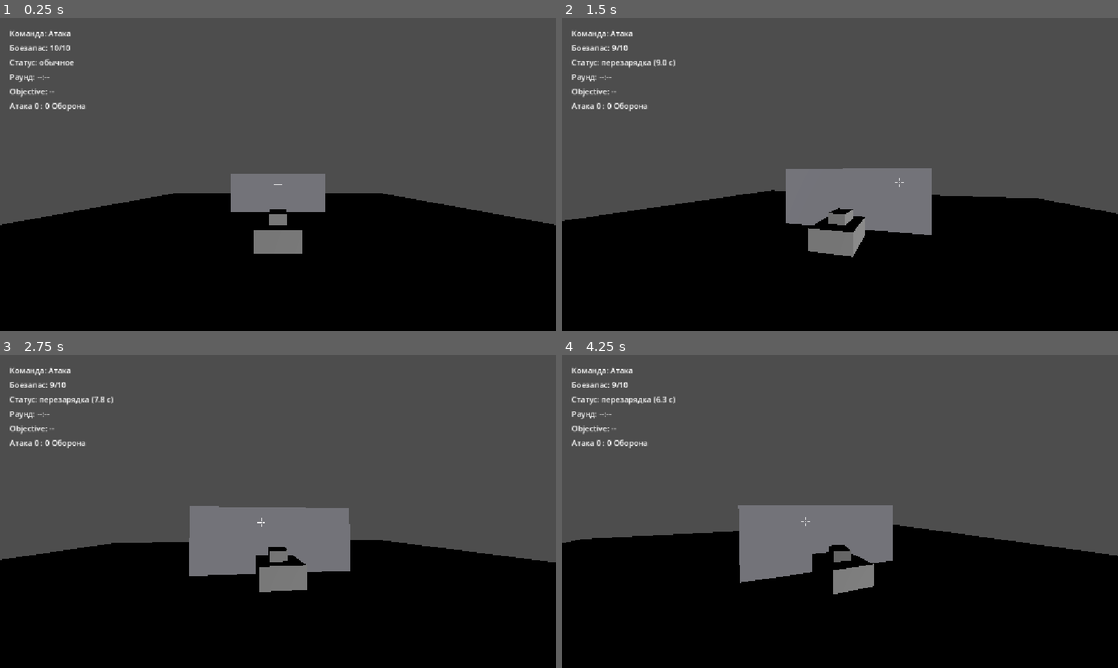
Above: before the commit, frames 1-4 (two rows, left to right).
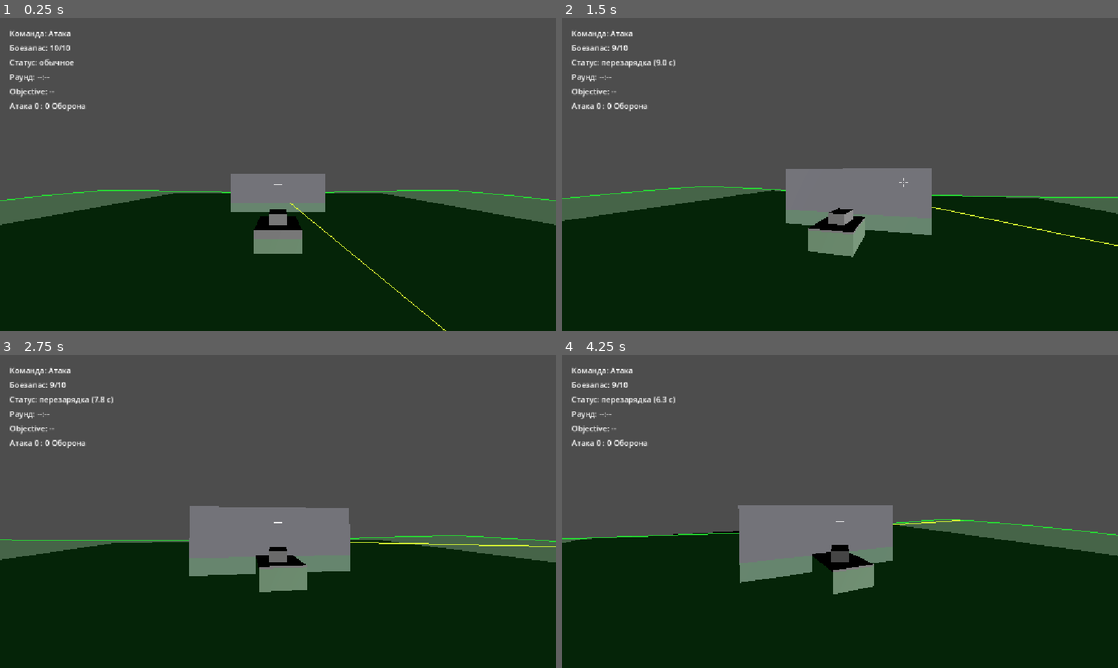
Above: after the commit, the same moments.

Repository: Imadakara/Tanks-Props
Game: Godot game, scene res://scenes/bot_arena/BotArena.tscn
Same seed, same stepped clock (60 frames per second), same inputs: the game is played once before the commit and once after it.
Inputs (mouse positions are in pixels of both pictures, inside the frame that each line leads up to):
- Up to frame 1 (0.25 s): no input
- Up to frame 2 (1.5 s): tap Enter at 0.5 s; move the mouse to (867, 174) at 0.52 s; press the mouse at (867, 174) at 0.53 s; hold W (move_forward) from 0.53 s (still down); move the mouse to (812, 174) at 1.27 s; release the mouse at (812, 174) at 1.28 s; click (812, 174) at 1.35 s
- Up to frame 3 (2.75 s): keep holding W (move_forward); move the mouse to (289, 505) at 2.02 s; hold E (toggle_disguise) from 2.03 s (still down); click (289, 505) at 2.3 s
- Up to frame 4 (4.25 s): keep holding W (move_forward); move the mouse to (834, 517) at 2.77 s; release E (toggle_disguise) at 2.78 s; click (834, 517) at 2.85 s; move the mouse to (878, 514) at 3.52 s; press the mouse at (878, 514) at 3.53 s

The runs differ from the first frame. In frame 1, 39% of the frame differs, in the area x 0-100%, y 54-100%; in frame 2, 38%; in frame 3, 36%; in frame 4, 38%.

Commit message:
FoV sector

Diff:
--- a/scenes/bot_arena/BotArena.tscn
+++ b/scenes/bot_arena/BotArena.tscn
@@ -1,6 +1,7 @@
 [gd_scene format=3]
 
 [ext_resource type="PackedScene" path="res://scenes/tank/Tank.tscn" id="1_b63ln"]
+[ext_resource type="Script" path="res://scenes/bot_arena/bot_arena.gd" id="1_idf45"]
 [ext_resource type="Script" path="res://scenes/tank/tank.gd" id="2_7eip8"]
 [ext_resource type="Script" path="res://scenes/bot_arena/bot_sentry_controller.gd" id="3_idf45"]
 [ext_resource type="PackedScene" path="res://scenes/hud/HUD.tscn" id="4_hud"]
@@ -24,6 +25,7 @@
 size = Vector3(5.4, 2.2, 0.5)
 
 [node name="BotArena" type="Node3D" unique_id=1670398727]
+script = ExtResource("1_idf45")
 
 [node name="Ground" type="StaticBody3D" parent="." unique_id=1818898556]
 transform = Transform3D(1, 0, 0, 0, 1, 0, 0, 0, 1, 0, -0.25, 0)
@@ -67,4 +69,4 @@
 [node name="BotSentryController" type="Node" parent="BotTank" unique_id=1034079527]
 script = ExtResource("3_idf45")
 
-[node name="HUD" parent="." instance=ExtResource("4_hud")]
+[node name="HUD" type="CanvasLayer" parent="." unique_id=1621853834 instance=ExtResource("4_hud")]
--- /dev/null
+++ b/scenes/bot_arena/bot_arena.gd
@@ -0,0 +1,8 @@
+extends Node3D
+## BotArena — точечная настройка песочницы поверх статичного дерева сцены. Тот же паттерн,
+## что main.gd в основном режиме: маленький явный orchestration-скрипт в корне вместо
+## разбрасывания правок по чужим _ready(). Пока единственная задача — танк игрока НЕУБИВАЕМ
+## на этой сцене: обкатываем ИИ бота, respawn/смерть игрока только мешали бы, не про это.
+
+func _ready() -> void:
+	$PlayerTank/HealthComponent.invincible = true
--- a/scenes/bot_arena/bot_sentry_controller.gd
+++ b/scenes/bot_arena/bot_sentry_controller.gd
@@ -7,11 +7,10 @@
 ##
 ## Сектор обзора fov_min_deg..fov_max_deg (от направления корпуса при спавне) — ОДНО общее
 ## понятие для двух вещей: границы качания башни при сканировании И зона, в которой цель
-## вообще может быть замечена/удержана. Специально широкий (шире, чем было — игрок от 3-го
-## лица видит куда больше, чем строго вперёд по корпусу, вот и бот теперь тоже) — раньше
-## обзор был двойной: широкие границы качания + узкий 50°-конус вокруг МГНОВЕННОГО направления
-## башни поверх них (луч должен был буквально попасть на цель) — вот этот узкий конус убран,
-## сектор один на обе задачи.
+## вообще может быть замечена/удержана. Было ±120°=240° (бот "видел" почти периферийным
+## зрением в любую секунду, даже глядя совсем в другую сторону) — сузили до ±55°=110°, но
+## тогда цель ровно сбоку (~90° от корпуса, "параллельно") выпадала из сектора совсем.
+## ±100°=200° — компромисс: с запасом покрывает боковую цель, но не полный периметр.
 ##
 ## SEARCH — сканирование сектора туда-сюда, имитируя вращение камеры в поиске цели. Как
 ## только цель попадает в сектор (по азимуту от корпуса, не от текущего угла башни — сектор
@@ -27,16 +26,57 @@
 ## Реакция на обстрел: HealthComponent.damaged() (см. health_component.gd) теперь несёт killer —
 ## при попадании бот разворачивает обзор (башню) в сторону, откуда прилетело, независимо от
 ## того, видна ли цель прямо сейчас; если после разворота она уже в секторе — сразу TRACK.
+##
+## Уровни сложности (difficulty) — все числовые @export ниже это тюнинг MEDIUM (тот самый
+## "текущий бот"), EASY/HARD — пресеты в _apply_difficulty_preset(), применяются поверх этих
+## значений при _ready(). Чтобы поменять баланс MEDIUM — править сами @export; чтобы
+## поменять EASY/HARD — саму таблицу _DIFFICULTY_PRESETS.
 
 enum State { SEARCH, TRACK }
+enum Difficulty { EASY, MEDIUM, HARD }
+
+@export var difficulty: Difficulty = Difficulty.MEDIUM
 
 @export var vision_range: float = 18.0
 @export var fire_range: float = 14.0
 @export var fire_aim_tolerance_deg: float = 5.0
 @export var scan_speed_deg_per_sec: float = 25.0
-@export var fov_min_deg: float = -120.0  # относительно исходного направления корпуса при спавне
-@export var fov_max_deg: float = 120.0   # 240° суммарно — шире, чем раньше (было 200 качание / 50 обнаружение)
+@export var fov_min_deg: float = -100.0  # относительно исходного направления корпуса при спавне
+@export var fov_max_deg: float = 100.0   # 200° суммарно
 @export var think_interval_sec: float = 0.1  # реже физ.кадра — проверка "вижу/не вижу", не сама наводка
+@export var turret_turn_speed: float = 1.0  # рад/сек — применяется на Turret при _ready() (см. turret_controller.gd)
+
+## Дебажная отрисовка сектора обзора (ImmediateMesh, полупрозрачный веер + текущий "взгляд")
+## поверх земли под ботом — граница fov_min_deg..fov_max_deg на радиус vision_range, зелёный
+## в SEARCH, красный в TRACK, жёлтая линия — куда сейчас реально смотрит башня/_look_yaw.
+@export var show_fov_debug: bool = true
+
+## EASY/HARD — множители/значения поверх полей выше (MEDIUM = как объявлены, без изменений).
+## Разница по трём осям: осведомлённость (сектор/дальность/скорость сканирования), реакция
+## (think_interval — как часто бот вообще проверяет "вижу/не вижу"), меткость (допуск наводки
+## + скорость доворота башни).
+const _DIFFICULTY_PRESETS := {
+	Difficulty.EASY: {
+		"vision_range": 12.0,
+		"fire_range": 9.0,
+		"fire_aim_tolerance_deg": 9.0,
+		"scan_speed_deg_per_sec": 15.0,
+		"fov_min_deg": -70.0,
+		"fov_max_deg": 70.0,
+		"think_interval_sec": 0.25,
+		"turret_turn_speed": 0.8,
+	},
+	Difficulty.HARD: {
+		"vision_range": 24.0,
+		"fire_range": 18.0,
+		"fire_aim_tolerance_deg": 3.0,
+		"scan_speed_deg_per_sec": 35.0,
+		"fov_min_deg": -130.0,
+		"fov_max_deg": 130.0,
+		"think_interval_sec": 0.05,
+		"turret_turn_speed": 2.2,
+	},
+}
 
 @onready var _body: CharacterBody3D = get_parent()
 @onready var _movement: Node = get_parent().get_node("TankMovement")
@@ -51,8 +91,11 @@
 var _scan_dir: float = 1.0  # +1 сканирует вправо, -1 влево
 var _current_target: Node = null
 var _think_timer: float = 0.0
+var _fov_debug_mesh: MeshInstance3D
 
 func _ready() -> void:
+	_apply_difficulty_preset()
+
 	# Тот же трюк, что у TankAIController._initialize() — без этого бот читал бы Input
 	# игрока напрямую (is_player_controlled по умолчанию true у всех этих компонентов).
 	_movement.is_player_controlled = false
@@ -60,6 +103,7 @@
 	_barrel.is_player_controlled = false
 	_weapon.is_player_controlled = false
 	_disguise.is_player_controlled = false
+	_turret.turn_speed = turret_turn_speed
 	_look_yaw = _body.rotation.y
 	_health.damaged.connect(_on_damaged)
 
@@ -74,6 +118,25 @@
 	var camera: Camera3D = camera_rig.get_node("Camera3D")
 	camera.current = false
 
+	if show_fov_debug:
+		_setup_fov_debug_draw()
+
+## MEDIUM ничего не меняет (числа выше УЖЕ тюнинг medium). EASY/HARD перезаписывают поля
+## значениями из _DIFFICULTY_PRESETS — правки конкретных @export-полей в инспекторе этого
+## инстанса для EASY/HARD смысла не имеют, они всё равно будут перетёрты отсюда при старте.
+func _apply_difficulty_preset() -> void:
+	if not _DIFFICULTY_PRESETS.has(difficulty):
+		return
+	var preset: Dictionary = _DIFFICULTY_PRESETS[difficulty]
+	vision_range = preset["vision_range"]
+	fire_range = preset["fire_range"]
+	fire_aim_tolerance_deg = preset["fire_aim_tolerance_deg"]
+	scan_speed_deg_per_sec = preset["scan_speed_deg_per_sec"]
+	fov_min_deg = preset["fov_min_deg"]
+	fov_max_deg = preset["fov_max_deg"]
+	think_interval_sec = preset["think_interval_sec"]
+	turret_turn_speed = preset["turret_turn_speed"]
+
 func _physics_process(delta: float) -> void:
 	_movement.ai_move_input = 0.0
 	_movement.ai_turn_input = 0.0
@@ -88,6 +151,9 @@
 	else:
 		_scan(delta)
 		_turret.target_yaw = wrapf(_look_yaw - _body.rotation.y, -PI, PI)
+
+	if show_fov_debug:
+		_update_fov_debug_draw()
 
 func _think() -> void:
 	if state == State.TRACK:
@@ -178,3 +244,73 @@
 	_look_yaw = _yaw_to_world_point(_turret.global_position, killer.global_position)
 	if state == State.SEARCH and _can_see(killer):
 		_enter_track(killer)
+
+## Создаётся один раз в _ready(): MeshInstance3D с ImmediateMesh — ребилдится каждый физ.кадр
+## в _update_fov_debug_draw(). Ребёнок именно _body (CharacterBody3D), не self (self — plain
+## Node, у Node3D-детей под ним не было бы осмысленной мировой трансформации) — так веер сам
+## наследует позицию/поворот корпуса, координаты внутри считаем в ЛОКАЛЬНОМ пространстве бота.
+func _setup_fov_debug_draw() -> void:
+	_fov_debug_mesh = MeshInstance3D.new()
+	_fov_debug_mesh.name = "FovDebugMesh"
+	_fov_debug_mesh.mesh = ImmediateMesh.new()
+	_fov_debug_mesh.cast_shadow = GeometryInstance3D.SHADOW_CASTING_SETTING_OFF
+	var mat := StandardMaterial3D.new()
+	mat.shading_mode = BaseMaterial3D.SHADING_MODE_UNSHADED
+	mat.transparency = BaseMaterial3D.TRANSPARENCY_ALPHA
+	mat.cull_mode = BaseMaterial3D.CULL_DISABLED
+	mat.vertex_color_use_as_albedo = true
+	_fov_debug_mesh.material_override = mat
+	# call_deferred: _ready() всей ветки Tank-инстанса (в т.ч. _body) ещё выполняется в момент,
+	# когда доходит очередь до этого (последнего) сиблинга — add_child() в это окно падает
+	# с "Parent node is busy setting up children" (тот же класс проблемы, что и в main.gd).
+	_body.add_child.call_deferred(_fov_debug_mesh)
+
+## Точка на дуге сектора в ЛОКАЛЬНЫХ координатах бота: local_deg=0 — прямо вперёд по корпусу
+## (локальный -Z, та же система отсчёта, что и fov_min_deg/fov_max_deg/_can_see()).
+func _local_fov_point(local_deg: float, radius: float, height: float) -> Vector3:
+	var rad: float = deg_to_rad(local_deg)
+	return Vector3(-sin(rad) * radius, height, -cos(rad) * radius)
+
+func _update_fov_debug_draw() -> void:
+	var mesh: ImmediateMesh = _fov_debug_mesh.mesh
+	mesh.clear_surfaces()
+
+	const SEGMENTS := 24
+	const HEIGHT := 0.55  # чуть выше корпуса — видно поверх HullMesh, не тонет в земле
+	var radius: float = vision_range
+	var fill_color: Color = Color(1.0, 0.15, 0.1, 0.22) if state == State.TRACK else Color(0.15, 0.9, 0.2, 0.16)
+	var center := Vector3(0.0, HEIGHT, 0.0)
+
+	# Заливка веера — треугольниками (у ImmediateMesh нет отдельного TRIANGLE_FAN).
+	mesh.surface_begin(Mesh.PRIMITIVE_TRIANGLES)
+	mesh.surface_set_color(fill_color)
+	var prev_point: Vector3 = _local_fov_point(fov_min_deg, radius, HEIGHT)
+	for i in range(1, SEGMENTS + 1):
+		var t: float = float(i) / float(SEGMENTS)
+		var deg: float = lerp(fov_min_deg, fov_max_deg, t)
+		var cur_point: Vector3 = _local_fov_point(deg, radius, HEIGHT)
+		mesh.surface_add_vertex(center)
+		mesh.surface_add_vertex(prev_point)
+		mesh.surface_add_vertex(cur_point)
+		prev_point = cur_point
+	mesh.surface_end()
+
+	# Контур сектора (боковые радиусы + дуга) — ярче заливки, чтобы границы читались чётко.
+	var outline_color := Color(fill_color.r, fill_color.g, fill_color.b, 0.9)
+	mesh.surface_begin(Mesh.PRIMITIVE_LINE_STRIP)
+	mesh.surface_set_color(outline_color)
+	mesh.surface_add_vertex(center)
+	for i in range(SEGMENTS + 1):
+		var t2: float = float(i) / float(SEGMENTS)
+		var deg2: float = lerp(fov_min_deg, fov_max_deg, t2)
+		mesh.surface_add_vertex(_local_fov_point(deg2, radius, HEIGHT))
+	mesh.surface_add_vertex(center)
+	mesh.surface_end()
+
+	# Текущее направление обзора/башни (_look_yaw) — куда бот реально смотрит прямо сейчас.
+	var local_look_deg: float = rad_to_deg(wrapf(_look_yaw - _body.rotation.y, -PI, PI))
+	mesh.surface_begin(Mesh.PRIMITIVE_LINES)
+	mesh.surface_set_color(Color(1.0, 1.0, 0.2, 0.95))
+	mesh.surface_add_vertex(center)
+	mesh.surface_add_vertex(_local_fov_point(local_look_deg, radius, HEIGHT))
+	mesh.surface_end()
--- a/scenes/tank/health_component.gd
+++ b/scenes/tank/health_component.gd
@@ -23,10 +23,17 @@
 ## себя RespawnController: он подписан на destroyed и решает, что делать с телом сам, поэтому
 ## здесь освобождать узел нельзя (пост-ревью).
 @export var free_on_destroy: bool = true
+## true — попадания полностью игнорируются (ни damaged, ни destroyed, current_hits не растёт).
+## Используется точечно на конкретных инстансах (см. scenes/bot_arena/bot_arena.gd — игрок
+## неубиваем на этой тестовой сцене, чтобы respawn/смерть не мешали обкатывать ИИ бота),
+## не общий баланс — поэтому не в GameConfig, а прямое свойство на конкретном танке.
+@export var invincible: bool = false
 var current_hits: int = 0
 var is_alive: bool = true
 
 func take_hit(killer: Node = null) -> void:
+	if invincible:
+		return
 	if not is_alive:
 		return
 	if attackers_only and (killer == null or not killer.has_method("is_attacker") or not killer.is_attacker()):
--- a/scenes/tank/turret_controller.gd
+++ b/scenes/tank/turret_controller.gd
@@ -7,10 +7,16 @@
 ## обзора камерой (в пределах эпсилона) маскировку не снимает.
 ## is_player_controlled=true берёт target_yaw из CameraRig-сиблинга; для ботов
 ## (Этап 8) — false, TankAIController пишет target_yaw напрямую тем же полем.
+## Довод — rotate_toward (линейная угловая скорость, turn_speed = реальные рад/сек), не
+## lerp_angle: тот давал нелинейное ощущение (быстрый рывок на большом расхождении, потом
+## бесконечно замедляющийся "дотяг" на подходе — доля ОТ ОСТАВШЕГОСЯ угла в кадр, а не
+## постоянная скорость) — особенно било по бою у ботов (см. bot_sentry_controller.gd):
+## доворот на дальнюю цель ощущался быстрым, а финальная точная наводка — неестественно
+## медленной. rotate_toward идёт с постоянной скоростью и всё равно не мгновенна.
 
 const TankStateMachineScript := preload("res://scenes/tank/tank_state_machine.gd")
 
-@export var turn_speed: float = 1.0  # рад/сек — меньше, чем угловая скорость камеры
+@export var turn_speed: float = 1.0  # рад/сек — постоянная угловая скорость довода
 @export var freeze_epsilon_deg: float = 2.0
 @export var is_player_controlled: bool = true
 @export var target_yaw: float = 0.0
@@ -29,4 +35,4 @@
 		else:
 			return  # башня заморожена, мелкий шум камеры не в счёт
 
-	rotation.y = lerp_angle(rotation.y, target_yaw, turn_speed * delta)
+	rotation.y = rotate_toward(rotation.y, target_yaw, turn_speed * delta)
